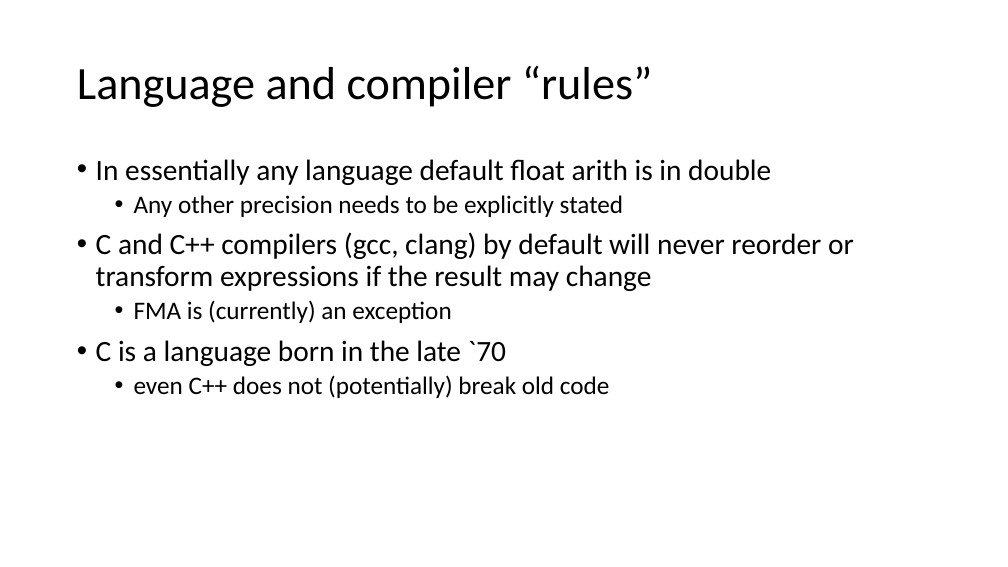
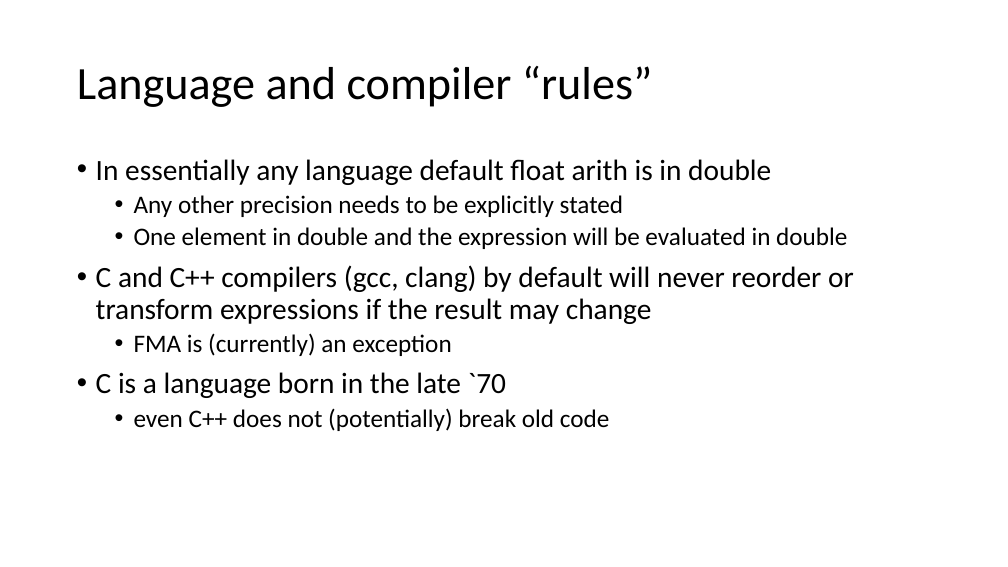
Before and after one commit to VinInn/FPCourse, a slide deck: slide 50 of Slides/FPforScientist.pptx. Drawn at 1008x567 pixels with LibreOffice and Linux fonts; fonts in the diff are those of the drawing. Boxes give left, top, right and bottom in pixels: in the first picture for what was removed or moved away, otherwise in the second. Text is boxed around its words. In the diff, an @@ line names an element or a change of style, - is before the commit and + after.

```diff
--- a/Slides/FPforScientist.pptx
+++ b/Slides/FPforScientist.pptx
@@ text at <box>134,227,847,249</box>: paragraph added @@
+  • One element in double and the expression will be evaluated in double
```
Also in this commit, not shown: 1 slide added.
